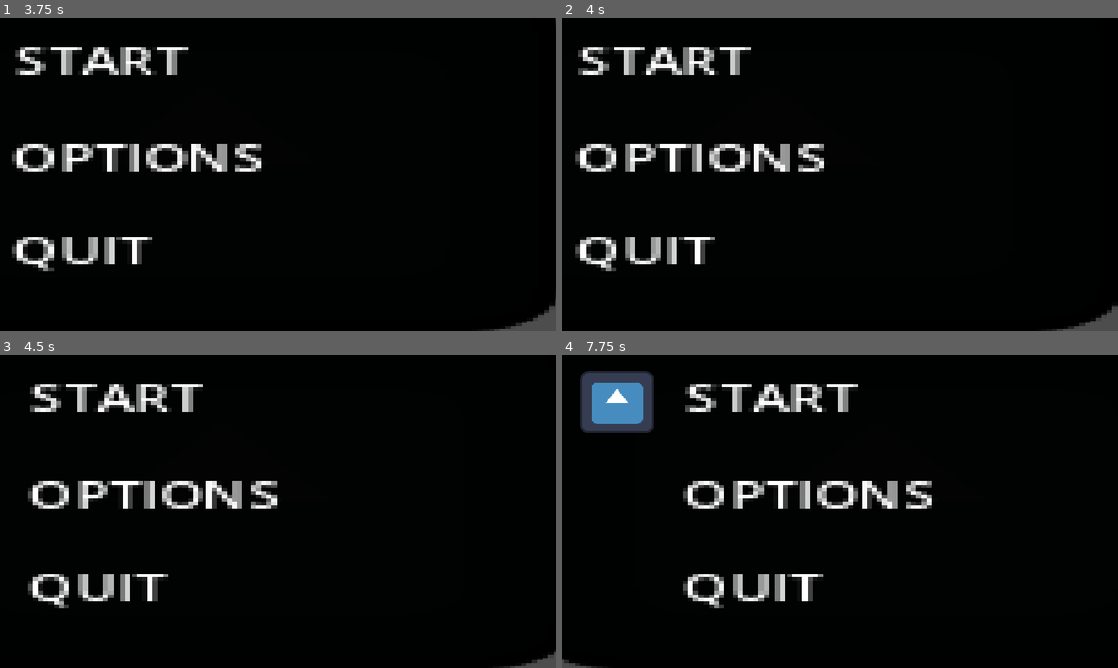
Above: before the commit, frames 1-4 (two rows, left to right).
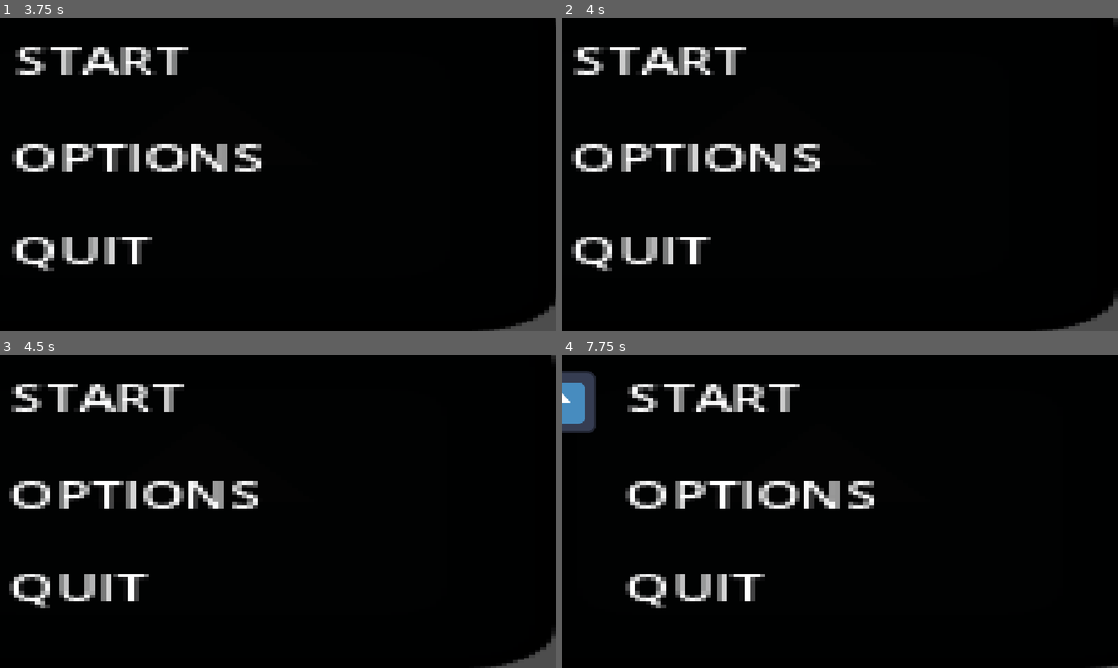
Above: after the commit, the same moments.

Repository: Ranger-Yev/project_sequence
Game: Godot game, scene res://game_big.tscn
Two runs of this game, one before a commit and one after it. Both use one fixed random seed, a clock stepped at 60 frames per second and the inputs below. Before the commit the project has no main scene; this scene is started directly in both runs. The engine's default icon, where the game draws it, is replaced by a stand-in: a white triangle on a blue panel in a dark square.
Inputs (mouse positions are in pixels of both pictures, inside the frame that each line leads up to):
- Up to frame 1 (3.75 s): tap Enter (ui_accept) at 0.5, 0.77, 1.52, 3.02 s; move the mouse to (400, 158) at 0.52 s; hold Right (ui_right) 0.53-1.28 s; tap S (S) at 0.6, 2.85 s; move the mouse to (166, 190) at 1.27 s; hold Down (ui_down) 1.28-2.03 s; tap Mouse wheel down (Scroll_Down) at 1.35, 3.6 s; move the mouse to (333, 105) at 2.02 s; hold Right (ui_right) 2.03-2.78 s; tap Mouse wheel up (Scroll_Up) at 2.1 s; move the mouse to (250, 237) at 2.77 s; hold Up (ui_up) 2.78-3.53 s; move the mouse to (444, 221) at 3.52 s; hold Left (ui_left) from 3.53 s (still down)
- Up to frame 2 (4 s): keep holding Left (ui_left); tap Enter (ui_accept) at 3.77 s
- Up to frame 3 (4.5 s): keep holding Left (ui_left); move the mouse to (111, 464) at 4.27 s; tap Mouse wheel up (Scroll_Up) at 4.35 s
- Up to frame 4 (7.75 s): tap Enter (ui_accept) at 4.52, 6.02, 6.77, 7.52 s; move the mouse to (867, 511) at 5.02 s; release Left (ui_left) at 5.03 s; hold Down (ui_down) 5.03-5.78 s; tap S (S) at 5.1, 7.35 s; move the mouse to (756, 433) at 5.77 s; hold Right (ui_right) 5.78-6.53 s; tap Mouse wheel down (Scroll_Down) at 5.85 s; move the mouse to (962, 495) at 6.52 s; hold Up (ui_up) 6.53-7.28 s; tap Mouse wheel up (Scroll_Up) at 6.6 s; move the mouse to (728, 527) at 7.27 s; hold Right (ui_right) from 7.28 s (still down)

Frame 1 is identical in both runs. In frame 2, 5.1% of the frame differs, in the area x 1-100%, y 0-100%; in frame 3, 7.5%; in frame 4, 11%, in the area x 0-100%, y 5-100%.

Commit message:
added camera stops on the edges

Diff:
--- a/Scripts/open_cams.gd
+++ b/Scripts/open_cams.gd
@@ -13,15 +13,21 @@
 
 	print(cam.position.x)
 	if cam_go_right:
+		if cam_pause.time_left != 0:
+			return
 		if cam.position.x >= 192:
 			cam_go_left = true
 			cam_go_right = false
+			cam_pause.start()
 		cam.position.x += 50*delta
 
 	if cam_go_left:
+		if cam_pause.time_left != 0:
+			return
 		if cam.position.x <= 0:
 			cam_go_right = true
 			cam_go_left = false
+			cam_pause.start()
 		cam.position.x -= 50*delta
 
 
--- a/game_big.tscn
+++ b/game_big.tscn
@@ -66,4 +66,5 @@
 zoom = Vector2(1.2, 1)
 
 [node name="Cam pawse x3" type="Timer" parent="Open Cams" unique_id=2108602335]
-wait_time = 0.5
+wait_time = 2.0
+one_shot = true
--- a/project.godot
+++ b/project.godot
@@ -11,6 +11,7 @@
 [application]
 
 config/name="FNAT"
+run/main_scene="uid://rw3ry7y4bgyp"
 config/features=PackedStringArray("4.7", "Forward Plus")
 config/icon="res://icon.svg"
 
